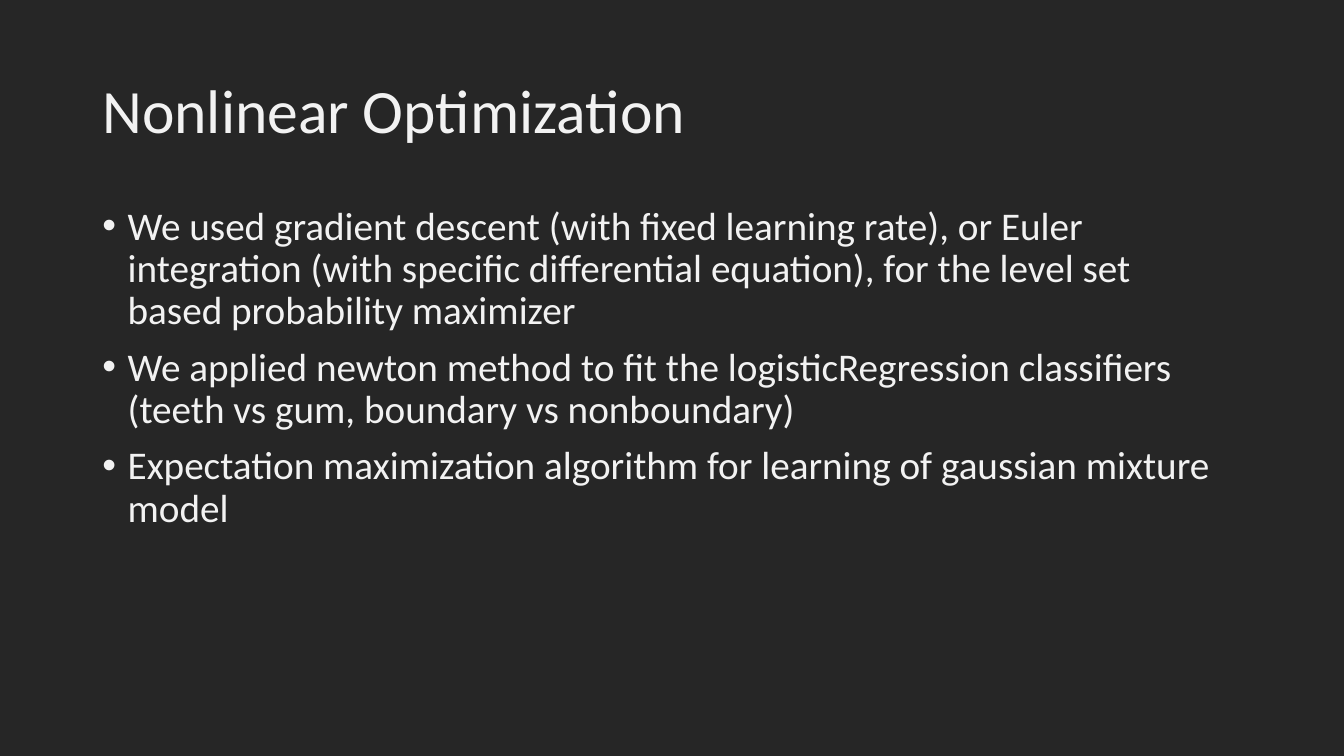
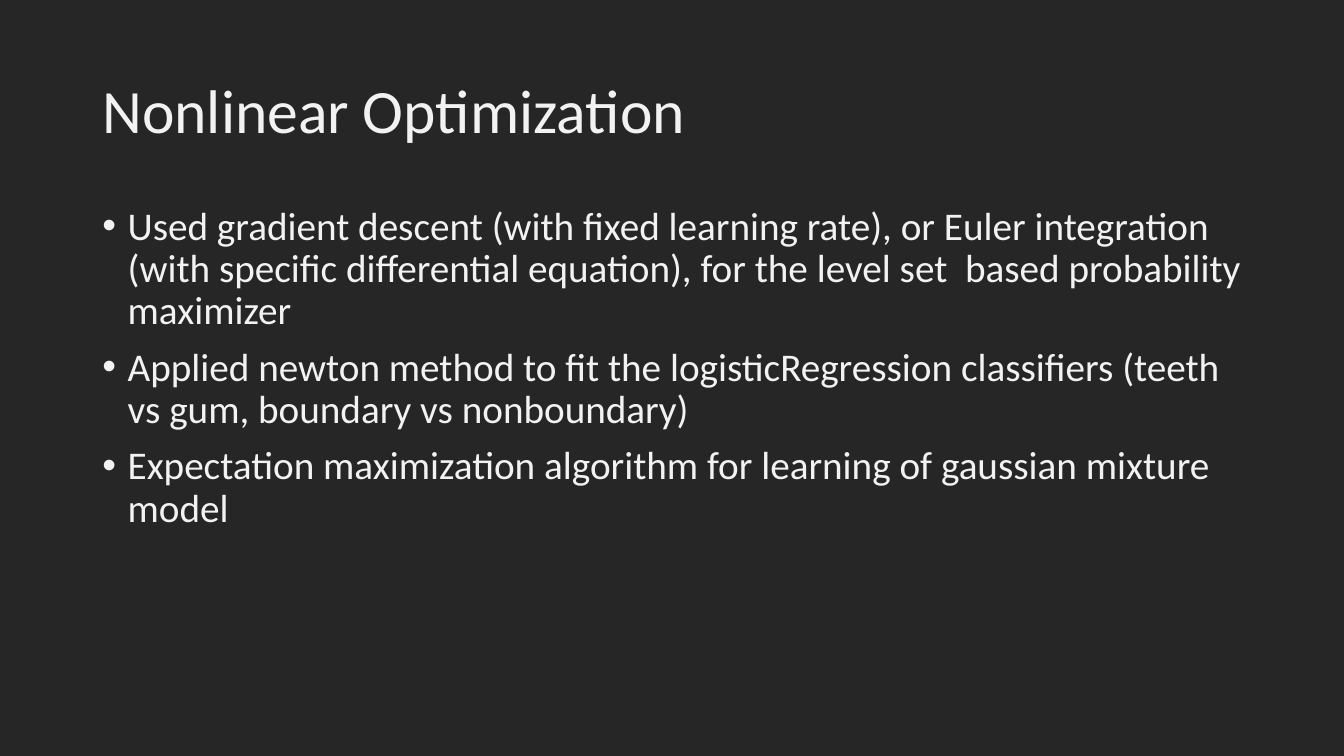
Before and after one commit to qwerty6601/Machine_Learning_Project_Overview, a slide deck: slide 14 of Machine_Learning_Internship_Promadent.pptx. Drawn at 1344x756 pixels with LibreOffice and Linux fonts; fonts in the diff are those of the drawing. Boxes give left, top, right and bottom in pixels: in the first picture for what was removed or moved away, otherwise in the second. Text is boxed around its words. In the diff, an @@ line names an element or a change of style, - is before the commit and + after.

```diff
--- a/Machine_Learning_Internship_Promadent.pptx
+++ b/Machine_Learning_Internship_Promadent.pptx
@@ text at (128, 211, 1241, 430): text changed @@
-• We used gradient descent (with fixed learning rate), or Euler integration (with specific differential equation), for the level set based probability maximizer
-• We applied newton method to fit the logisticRegression classifiers (teeth vs gum, boundary vs nonboundary)
+• Used gradient descent (with fixed learning rate), or Euler integration (with specific differential equation), for the level set based probability maximizer
+• Applied newton method to fit the logisticRegression classifiers (teeth vs gum, boundary vs nonboundary)
```
Also in this commit, not shown: 3 other slides changed, 2 other files.
